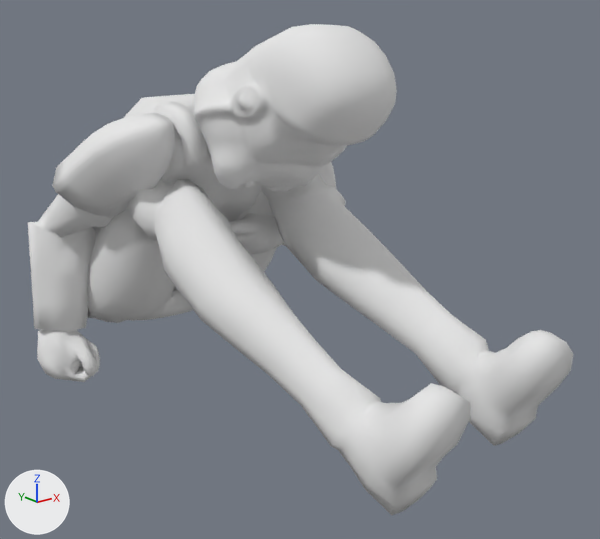
The OBJ model Resource/Models/Move_000267.obj as it was, and as the next commit left it.
Both versions are drawn from a 50 mm lens placed at (-1.86, -3.19, 0.91), pointed at (0.08, -0.78, -0.05). Lighting does not change. The marker at lower left points along +X, +Y and +Z. Where no turn or scale is listed for an object, it has been applied to the vertices.

Objects in the first picture: 'Stormtrooper.001_Stormtrooper'.
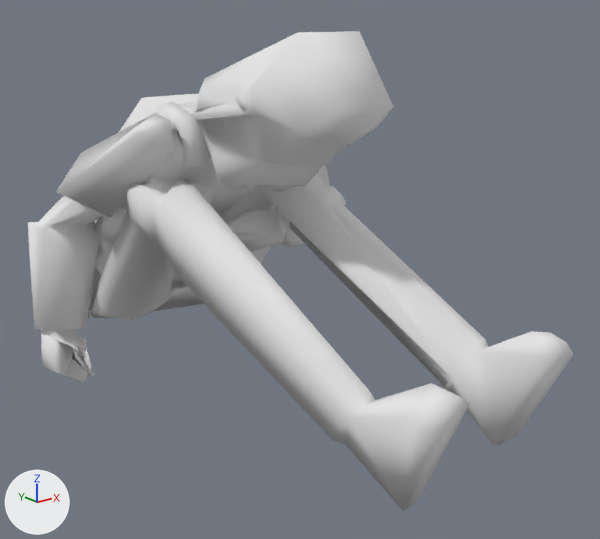
Boxes [x1, y1, x2, y2] around the edits, measured in the pictures (600 x 539 px):
'Stormtrooper.001_Stormtrooper', reshaped: before [28, 24, 574, 515]; after [28, 31, 573, 511]
part 1 of me_stormtrooper_001_stormtrooper, cut back: before [28, 24, 574, 515]

The change, as a list of edits to the scene's bpy script:
```text
Change me_stormtrooper_001_stormtrooper:
    used by ob_stormtrooper_001_stormtrooper; location = (0.0, 0.0, 0.0)
    remove me_stormtrooper_001_stormtrooper.from_pydata(...)  # 3275 vertices, 6518 faces; spans x -0.65..0.72, y -1.87..0.52, z -0.66..0.86
    add me_stormtrooper_001_stormtrooper.from_pydata(...)  # 887 vertices, 1750 faces; spans x -0.65..0.72, y -1.87..0.51, z -0.65..0.84
    me_stormtrooper_001_stormtrooper part 1: 1 vertex moved within x -0.09, y -0.68, z 0.29; 2388 vertices removed from x -0.65..0.71, y -1.86..0.52, z -0.66..0.86
```
